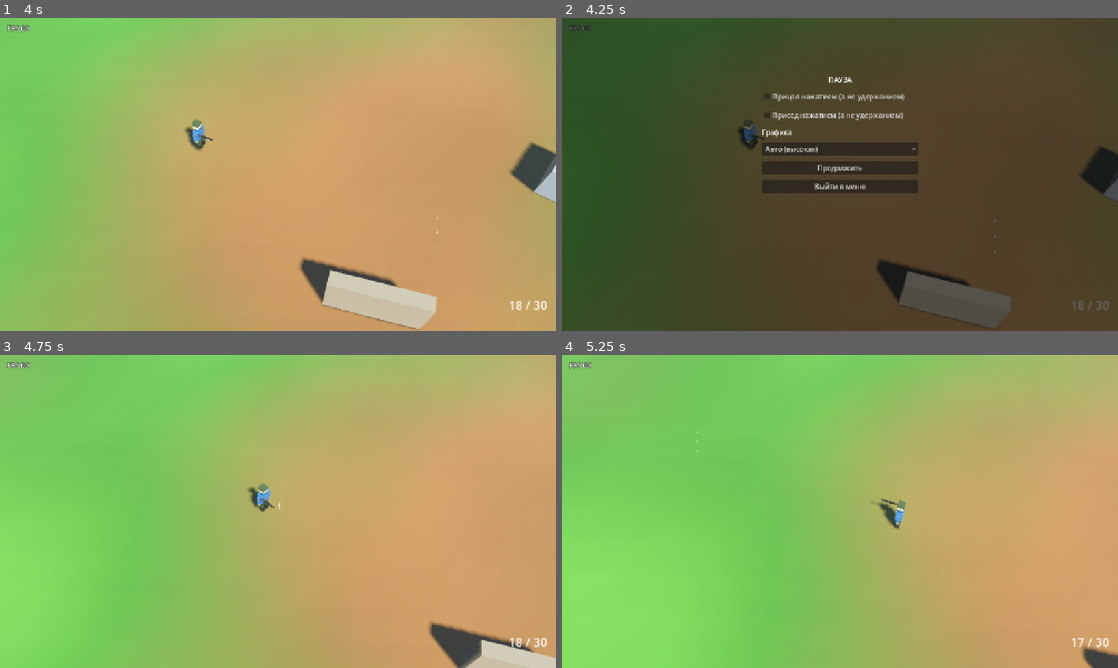
Above: before the commit, frames 1-4 (two rows, left to right).
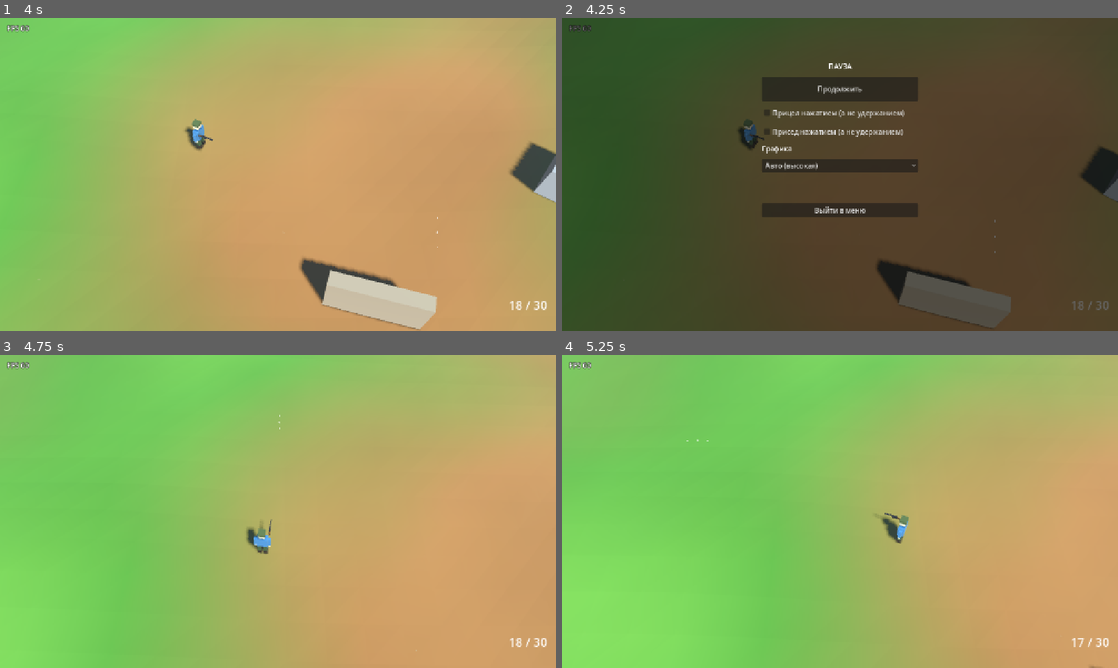
Above: after the commit, the same moments.

Repository: cybernattor/rankborn
Game: Godot game, scene res://scenes/game/game_scene.tscn
The game is run twice, just before and just after one commit, with the same random seed, the same clock (stepped at 60 frames per second) and the same inputs. This scene is started directly instead of the project's main scene.
Inputs (mouse positions are in pixels of both pictures, inside the frame that each line leads up to):
- Up to frame 1 (4 s): tap Enter (ui_accept) at 0.5 s; move the mouse to (400, 158) at 0.52 s; hold D (move_right) 0.53-1.25 s; hold Right mouse button (aim) 0.53-1.25 s; click (400, 158) at 0.67 s; tap Space (jump) at 0.77, 3.77 s; drag from (166, 190) to (250, 237) at 1.27 s; move the mouse to (333, 105) at 2.02 s; press the mouse at (333, 105) at 2.03 s; hold D (move_right) 2.03-2.75 s; release the mouse at (333, 105) at 2.75 s; drag from (250, 237) to (111, 127) at 2.77 s; move the mouse to (444, 221) at 3.52 s; hold A (move_left) from 3.53 s (still down); hold Mouse wheel down (weapon_next) from 3.53 s (still down)
- Up to frame 2 (4.25 s): keep holding A (move_left); keep holding Mouse wheel down (weapon_next); tap Escape (pause) at 4.15 s
- Up to frame 3 (4.75 s): release A (move_left) at 4.25 s; release Mouse wheel down (weapon_next) at 4.25 s; click "Продолжить" at 4.25 s
- Up to frame 4 (5.25 s): drag from (673, 464) to (756, 433) at 5.02 s

Frame 1 is identical in both runs. In frame 2, 7.0% of the frame differs, in the area x 36-64%, y 14-64%; in frame 3, 2.5%; in frame 4, 0.8%.

Commit message:
fix(pause): separate resume and exit, confirm exit with a second press
Players left matches by accident: the buttons were next to each other.
Resume now sits under the title, exit at the bottom after a spacer, and
exit asks «Точно выйти? Нажми ещё раз» for 3 s. Test: one tap does not
leave, the confirmation resets when the menu closes.

Co-Authored-By: Claude Opus 5.5 <noreply@anthropic.com>
Claude-Session: https://claude.ai/code/session_01HawzunZx1E3va69Y3pmV6w

Diff:
--- a/scenes/ui/pause_menu.tscn
+++ b/scenes/ui/pause_menu.tscn
@@ -29,9 +29,9 @@
 anchor_right = 0.5
 anchor_bottom = 0.5
 offset_left = -180.0
-offset_top = -230.0
+offset_top = -260.0
 offset_right = 180.0
-offset_bottom = 230.0
+offset_bottom = 260.0
 grow_horizontal = 2
 grow_vertical = 2
 theme_override_constants/separation = 12
@@ -40,6 +40,12 @@
 layout_mode = 2
 text = "ПАУЗА"
 horizontal_alignment = 1
+
+[node name="ResumeButton" type="Button" parent="VBoxContainer"]
+unique_name_in_owner = true
+custom_minimum_size = Vector2(0, 56)
+layout_mode = 2
+text = "Продолжить"
 
 [node name="AimToggleCheck" type="CheckBox" parent="VBoxContainer"]
 unique_name_in_owner = true
@@ -59,10 +65,9 @@
 unique_name_in_owner = true
 layout_mode = 2
 
-[node name="ResumeButton" type="Button" parent="VBoxContainer"]
-unique_name_in_owner = true
+[node name="ExitSpacer" type="Control" parent="VBoxContainer"]
+custom_minimum_size = Vector2(0, 48)
 layout_mode = 2
-text = "Продолжить"
 
 [node name="ExitMenuButton" type="Button" parent="VBoxContainer"]
 unique_name_in_owner = true
--- a/scripts/ui/pause_menu.gd
+++ b/scripts/ui/pause_menu.gd
@@ -2,6 +2,18 @@
 
 ## Меню паузы. В сетевой игре мир не останавливается: меню только блокирует
 ## ввод игрока (см. game_scene._on_pause_visibility_changed).
+##
+## «Продолжить» — сразу под заголовком, «Выйти в меню» — в самом низу через отступ
+## и только со второго нажатия: рядом стоящие кнопки на планшете путали, и из матча
+## выходили случайно.
+
+const EXIT_TEXT := "Выйти в меню"
+const EXIT_CONFIRM_TEXT := "Точно выйти? Нажми ещё раз"
+## Сколько секунд ждём второго нажатия.
+const EXIT_CONFIRM_TIME := 3.0
+
+var _exit_armed: bool = false
+var _exit_timer: SceneTreeTimer
 
 @onready var resume_button: Button = %ResumeButton
 @onready var exit_button: Button = %ExitMenuButton
@@ -31,12 +43,14 @@
 	if visible:
 		_resume_game()
 	else:
+		_disarm_exit()
 		visible = true
 		Input.mouse_mode = Input.MOUSE_MODE_VISIBLE
 		_load_settings_into_ui()
 
 
 func _resume_game() -> void:
+	_disarm_exit()
 	visible = false
 	if not GameSettings.is_touch_device():
 		Input.mouse_mode = Input.MOUSE_MODE_CONFINED_HIDDEN
@@ -62,6 +76,17 @@
 
 
 func _on_exit_menu() -> void:
+	if not _exit_armed:
+		_exit_armed = true
+		exit_button.text = EXIT_CONFIRM_TEXT
+		exit_button.add_theme_color_override("font_color", Color(1.0, 0.45, 0.4))
+		_exit_timer = get_tree().create_timer(EXIT_CONFIRM_TIME)
+		var timer := _exit_timer
+		timer.timeout.connect(func():
+			if _exit_timer == timer:
+				_disarm_exit()
+		)
+		return
 	NetworkManager.disconnect_game()
 	get_tree().change_scene_to_file("res://scenes/main/main_menu.tscn")
 
@@ -70,3 +95,10 @@
 func _update_auto_label() -> void:
 	var index := quality_option.get_item_index(GameSettings.QUALITY_AUTO)
 	quality_option.set_item_text(index, "Авто (%s)" % GameSettings.QUALITY_NAMES[GameSettings.get_quality()].to_lower())
+
+
+func _disarm_exit() -> void:
+	_exit_armed = false
+	_exit_timer = null
+	exit_button.text = EXIT_TEXT
+	exit_button.remove_theme_color_override("font_color")
--- a/tests/input_check.gd
+++ b/tests/input_check.gd
@@ -327,11 +327,20 @@
 	_check(_move_vector() == Vector2.ZERO, "Меню не отпускает зажатые действия")
 	await _touch(6, start, false)
 	await _touch(7, ui._buttons.pause.center, false)
+	# «Выйти» с первого касания не выходит, а просит подтверждения; кнопки разнесены.
+	var exit_button: Button = pause_menu.get_node("%ExitMenuButton")
+	var resume_rect: Rect2 = pause_menu.get_node("%ResumeButton").get_global_rect()
+	_check(exit_button.get_global_rect().position.y - resume_rect.end.y > 100.0, "«Выйти» и «Продолжить» стоят рядом")
+	var exit_center := exit_button.get_global_rect().get_center()
+	await _touch(0, exit_center, true)
+	await _touch(0, exit_center, false)
+	_check(current_scene == world and pause_menu._exit_armed, "Выход из матча с первого нажатия")
 	var resume: Button = pause_menu.get_node("%ResumeButton")
 	var center := resume.get_global_rect().get_center()
 	await _touch(0, center, true)
 	await _touch(0, center, false)
 	_check(not pause_menu.visible and ui.visible, "Кнопки меню не нажимаются касанием")
+	_check(not pause_menu._exit_armed and pause_menu.exit_button.text == pause_menu.EXIT_TEXT, "Подтверждение выхода остаётся после закрытия меню")
 	_check_touch_layout(size)
 
 
Not shown, changed: AGENTS.md
